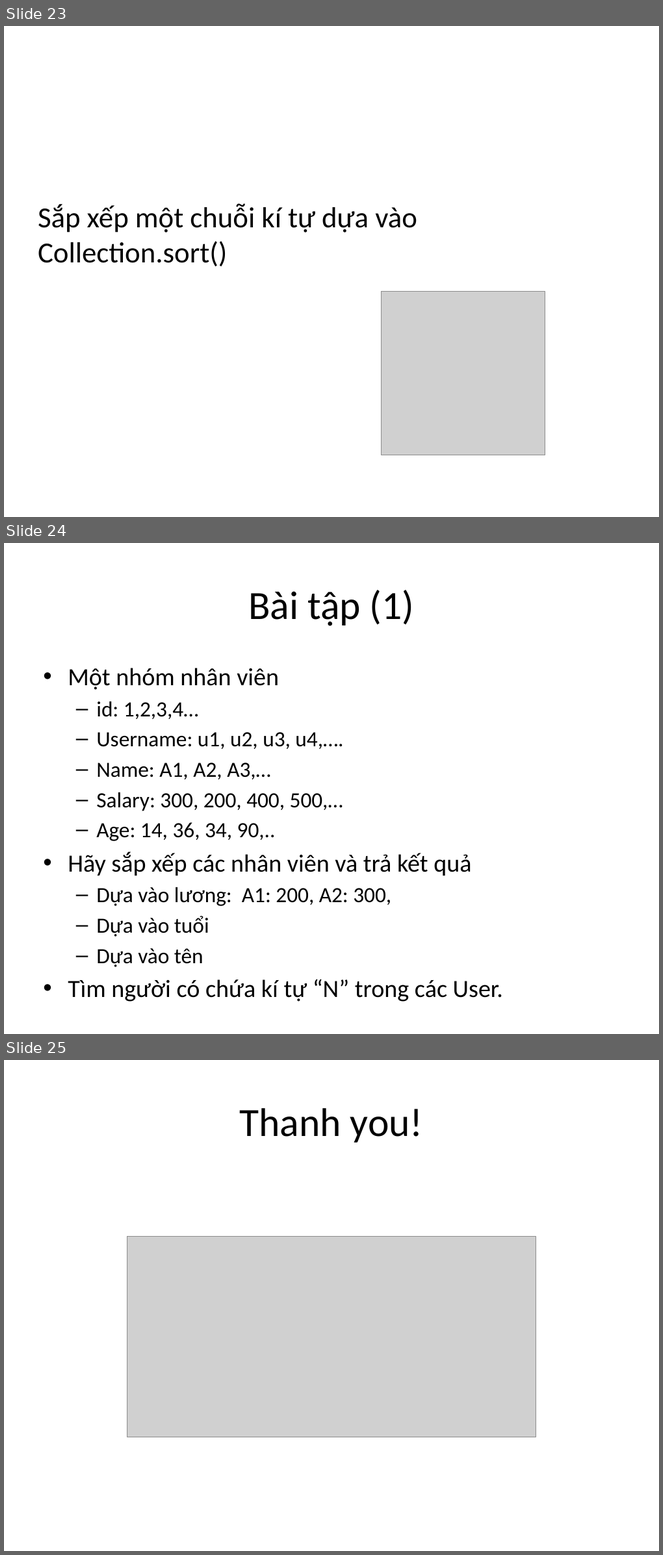
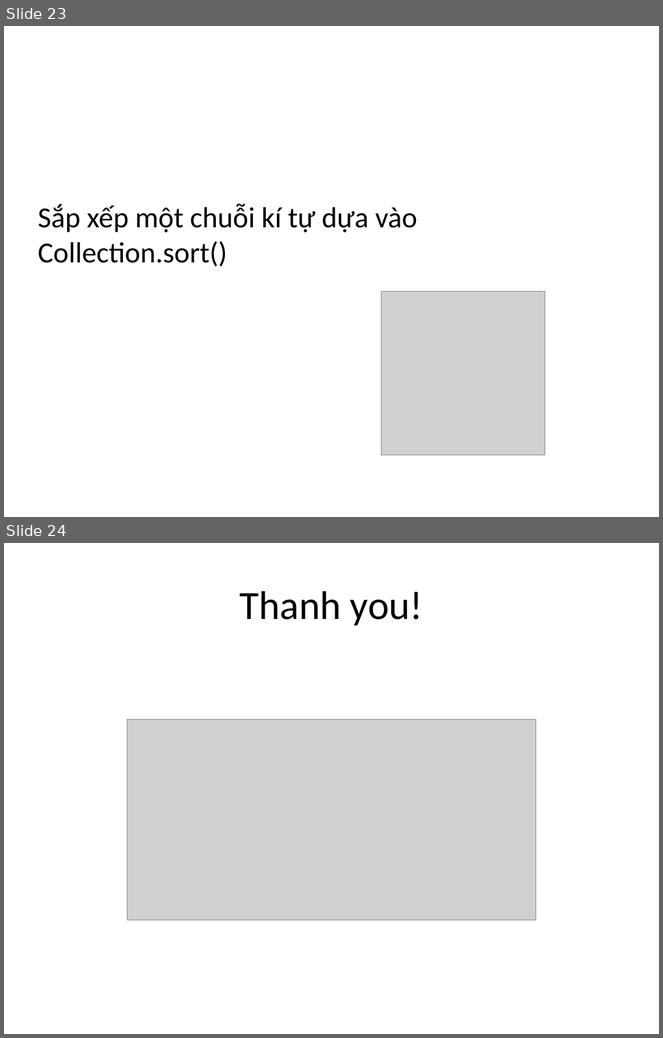
Before and after one commit to youngdeveloperVN/JAVA_WEB_FULLSTACK, a slide deck: 2. Back-end/1. JavaCore/Bài 14. Array và Collection Framework Java/07. Collection in Java.pptx. Shown one above the other, each under a label of ours: slides 23, 24 and 25 before the commit, slides 23 and 24 after it. The pictures are 663x1555 and 663x1038 pixels, drawn with LibreOffice and Linux fonts; fonts in the diff are those of the drawing; grey boxes stand for pictures. Boxes give left, top, right and bottom in pixels: in the first picture for what was removed or moved away, otherwise in the second. Text is boxed around its words. In the diff, an @@ line names an element or a change of style, - is before the commit and + after.

```diff
--- a/2. Back-end/1. JavaCore/Bài 14. Array và Collection Framework Java/07. Collection in Java.pptx
+++ b/2. Back-end/1. JavaCore/Bài 14. Array và Collection Framework Java/07. Collection in Java.pptx
@@ slide 24 removed at bbox=[4, 543, 659, 1034], background #FFFFFF @@
@@ title removed at bbox=[248, 590, 414, 626] @@
-Bài tập (1)
@@ text removed at bbox=[68, 668, 503, 1002] @@
-• Một nhóm nhân viên
-  – id: 1,2,3,4…
-  – Username: u1, u2, u3, u4,….
-  – Name: A1, A2, A3,…
-  – Salary: 300, 200, 400, 500,…
-  – Age: 14, 36, 34, 90,..
-• Hãy sắp xếp các nhân viên và trả kết quả
-  – Dựa vào lương: A1: 200, A2: 300,
-  – Dựa vào tuổi
-  – Dựa vào tên
-• Tìm người có chứa kí tự “N” trong các User.
@@ what was slide 25 is now slide 24 @@
```
Also in this commit, not shown: 2 other files.
